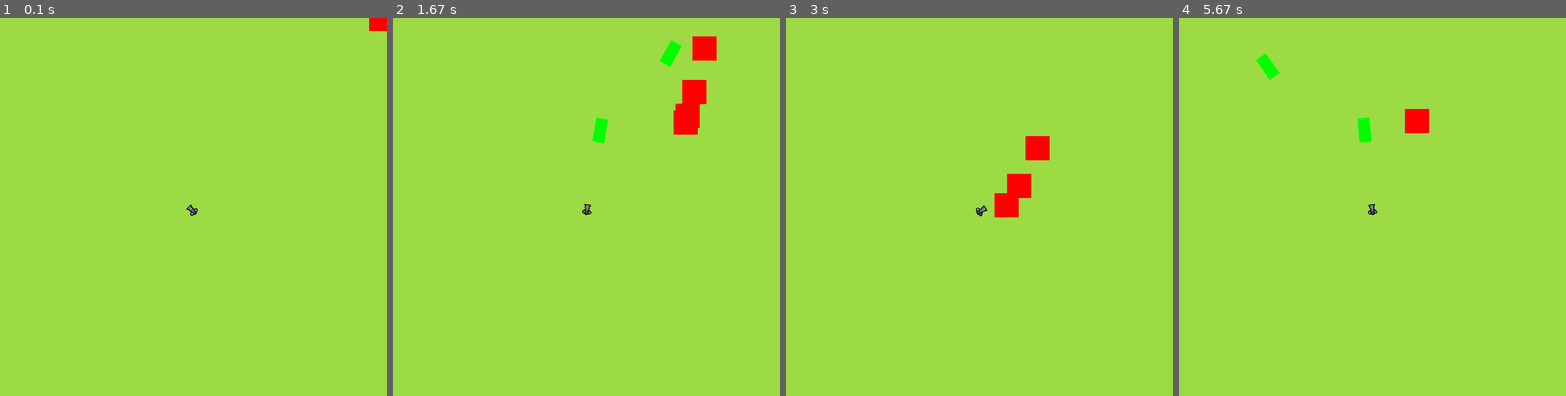
Above: before the commit, frames 1-4 (left to right).
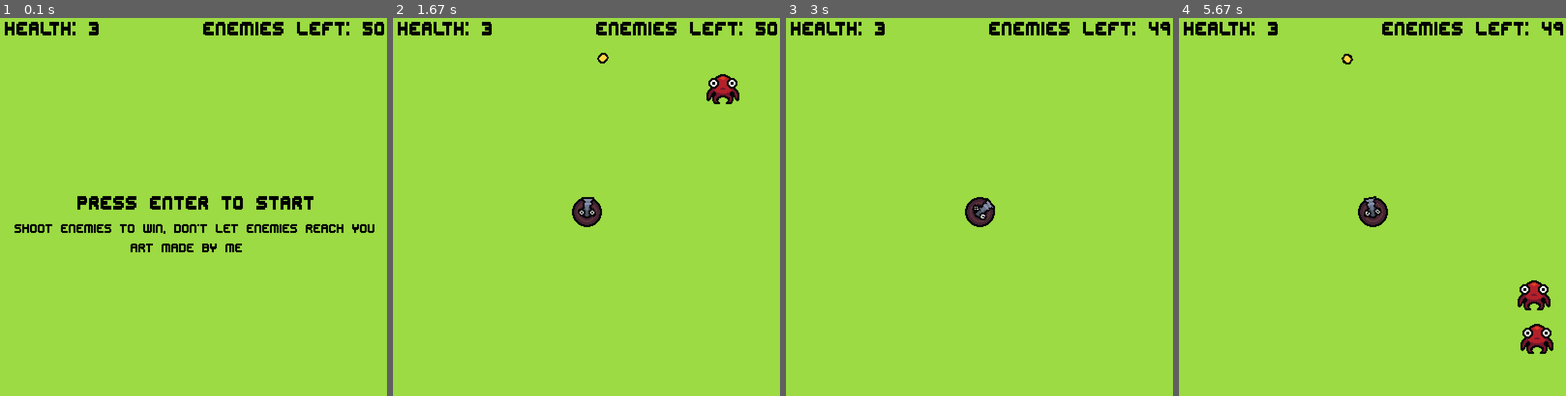
Above: after the commit, the same moments.

Repository: quinn-skidmore/pygame-top-down-shooter
Game: pygame game, started from main.py
Two runs of this game, one before a commit and one after it. Both use one fixed random seed, a clock stepped at 60 frames per second and the inputs below.
Inputs (mouse positions are in pixels of both pictures, inside the frame that each line leads up to):
- Up to frame 1 (0.1 s): no input
- Up to frame 2 (1.67 s): tap Enter at 0.33 s; click (493, 214) at 0.72 s; click (644, 74) at 1.05 s; click (594, 82) at 1.38 s
- Up to frame 3 (3 s): click (983, 252) at 1.72 s; click (1080, 271) at 2.05 s; click (1080, 176) at 2.38 s; click (1060, 142) at 2.72 s
- Up to frame 4 (5.67 s): click (1507, 286) at 3.05 s; click (1387, 195) at 3.38 s; click (1287, 142) at 3.72 s; click (1476, 252) at 4.05 s; click (1310, 86) at 4.38 s; click (1507, 207) at 4.72 s; click (1298, 120) at 5.05 s; click (1349, 93) at 5.38 s

The runs differ from the first frame. In frame 1, 3.9% of the frame differs, in the area x 1-100%, y 0-62%; in frame 2, 4.1%, in the area x 1-100%, y 1-56%; in frame 3, 2.9%; in frame 4, 3.6%.

Commit message:
Finished Project

Diff:
--- a/main.py
+++ b/main.py
@@ -1,9 +1,12 @@
-
 import pygame, sys, random, math
+class GameManager():
+    def __init__(self, enemy_kills):
+        self.enemy_kills = enemy_kills
 
 class Entity(pygame.sprite.Sprite):
-    def __init__(self, pos, health):
-        super(Entity, self).__init__()
+    def __init__(self, pos, health, manager):
+        super(Entity, self).__init__()
+        self.manager = manager
         self.image = pygame.Surface((50,50), pygame.SRCALPHA, 32)
         self.image.convert_alpha()
 
@@ -12,6 +15,10 @@
         self.pos = self.rect.center
         self.velocity = pygame.Vector2(0,0)
         self.health = health
+
+        #this is a dumb solution but i need to finish this and it works soooooo
+        self.enemy_kills = 100
+
         self.pos = pos
 
     def take_damage(self,damage):
@@ -19,6 +26,7 @@
         if(self.health < 0):
             entities.remove(self)
             self.kill()
+            self.manager.enemy_kills -= 1
 
     def move(self):
         self.pos += self.velocity
@@ -26,11 +34,15 @@
         self.rect.centery = self.pos.y
 
 class Player(Entity):
-    def __init__(self, pos, health):
-        super(Entity, self).__init__()
+    def __init__(self, pos, health, manager):
+        super(Entity, self).__init__()
+        self.manager = manager
+
         self.image = pygame.Surface((50,50), pygame.SRCALPHA, 32)
         self.original_image = pygame.Surface((50,50), pygame.SRCALPHA, 32)
-        self.shoot_files = ["Cannon/basiccannontop-frame1.png", "Cannon/basiccannontop-frame2.png","Cannon/basiccannontop-frame3.png"]
+        self.cannon_base = pygame.image.load("Cannon/cannonbasesprite.png").convert_alpha()
+
+        self.shoot_files = ["Cannon/basiccannontop-frame1.png", "Cannon/basiccannontop-frame1.png","Cannon/basiccannontop-frame1.png"]
         self.shoot_images = [pygame.image.load(filename).convert_alpha() for filename in self.shoot_files]
         self.index = 0
 
@@ -42,7 +54,9 @@
         self.pos = pos
         self.velocity = pygame.Vector2(0,0)
         self.health = health
+        self.enemy_kills = 100
         self.bullets = pygame.sprite.Group()
+        self.base_pos = pygame.Vector2(self.pos.x-15,self.pos.y-15)
 
     def shoot(self):
         self.bullets.add(Bullet(self.rect.center,10))
@@ -50,18 +64,17 @@
 
     def point_to_mouse(self):
         mouse_x, mouse_y = pygame.mouse.get_pos()
-        rel_x, rel_y = mouse_x - self.rect.x, mouse_y - self.rect.y
+        rel_x, rel_y = mouse_x/screen_scale_factor - self.rect.centerx, mouse_y/screen_scale_factor - self.rect.centery
         angle = (180 / math.pi) * -math.atan2(rel_y, rel_x)
-        self.image = pygame.transform.rotate(self.original_image, int(angle) - 90)
+        self.image = pygame.transform.rotate(self.original_image, int(angle)-90)
         self.rect = self.image.get_rect(center=self.pos)
+
 
 class Bullet(Entity):
     def __init__(self, pos, speed):
         super(Entity, self).__init__()
-        self.image = pygame.Surface((50,25), pygame.SRCALPHA, 32)
-        self.image.convert_alpha()
-
-        self.image.fill((0,255,0))
+        self.image = pygame.image.load("Cannon/cannonbullet.png").convert_alpha()
+
         self.rect = self.image.get_rect(center = pos)
         self.velocity = pygame.Vector2(0,0)
         self.speed = speed
@@ -70,7 +83,7 @@
 
     def aim(self):
         mouse_x, mouse_y = pygame.mouse.get_pos()
-        rel_x, rel_y = mouse_x - self.rect.x, mouse_y - self.rect.y
+        rel_x, rel_y = mouse_x/screen_scale_factor - self.rect.x, mouse_y/screen_scale_factor - self.rect.y
         self.velocity = pygame.Vector2(rel_x,rel_y).normalize() * self.speed
 
         angle = (180 / math.pi) * -math.atan2(rel_y, rel_x)
@@ -78,41 +91,51 @@
         self.rect = self.image.get_rect(center=self.pos)
 
 class Enemy(Entity):
-    def __init__(self, health, player):
-        super(Entity, self).__init__()
+    def __init__(self, health, player, manager):
+        super(Entity, self).__init__()
+        self.manager = manager
         self.image = pygame.Surface((50,50), pygame.SRCALPHA, 32)
-        self.original_image = pygame.Surface((50,50), pygame.SRCALPHA, 32)
-        self.image.convert_alpha()
-        self.original_image.convert_alpha()
-        self.image.fill((255,0,0))
-        self.original_image.fill((0,255,0))
-
+        self.anim_length = 20
+        self.move_files = ["Enemy/octopusenemy-frame1.png", "Enemy/octopusenemy-frame2.png"]
+        self.move_images = [pygame.image.load(filename).convert_alpha() for filename in self.move_files]
+        self.index = 0
+
+        self.pics = [[self.move_images[0]],[]]
+        frame_count = 0
+        for img in self.move_images:
+            for i in range(frame_count,frame_count + self.anim_length):
+                self.pics[1].append(img)
+                #print("I appended an img")
+            frame_count+=self.anim_length
+
+        self.image = self.pics[0][0]
         self.pos = pygame.Vector2(0,0)
         spawn_wall = random.randint(0,4)
         if(spawn_wall == 0):
-            self.pos.x = random.randint(0,800)
-            self.pos.y = 800
+            self.pos.x = random.randint(0,400)
+            self.pos.y = 0
         elif(spawn_wall == 1):
-            self.pos.y = random.randint(-800,0)
-            self.pos.x = -800
+            self.pos.y = random.randint(0,400)
+            self.pos.x = 0
         elif(spawn_wall == 2):
-            self.pos.x = random.randint(0,800)
-            self.pos.y = -800
+            self.pos.x = random.randint(0,400)
+            self.pos.y = 400
         else:
-            self.pos.y = random.randint(-800,0)
-            self.pos.x = 800
+            self.pos.y = random.randint(0,400)
+            self.pos.x = 400
 
         self.rect = self.image.get_rect(center = self.pos)
         self.velocity = pygame.Vector2(0,0)
         self.health = health
         self.player = player
-        self.speed = 3
+        self.enemy_kills = None
+        self.speed = 1
 
         self.point_to_player()
 
     def point_to_player(self):
-        player_x = player.pos.x
-        player_y = player.pos.y
+        player_x = player.pos.x-20
+        player_y = player.pos.y-20
         rel_x, rel_y = player_x - self.rect.x, player_y - self.rect.y
         self.velocity = pygame.Vector2(rel_x,rel_y).normalize() * self.speed
 
@@ -121,7 +144,19 @@
         if(gets_hit):
             self.take_damage(1)
         if(pygame.Rect.colliderect(self.rect,self.player.rect)):
+            player.take_damage(1)
             self.kill()
+
+    def move(self):
+        self.pos += self.velocity
+        self.rect.centerx = self.pos.x
+        self.rect.centery = self.pos.y
+
+        if(self.index+1) < len(self.pics[1]):
+            self.index = (self.index +1)
+        else:
+            self.index = 0
+        self.image = self.pics[1][self.index]
 
 
 # Initialize Pygame and give access to all the methods in the package
@@ -130,23 +165,36 @@
 # Set up the screen dimensions
 screen_width = 800
 screen_height = 800
+screen_scale_factor = 2
 screen = pygame.display.set_mode((screen_width, screen_height), pygame.SCALED)
-
-screen.fill((156,219,67))
+display = pygame.Surface((screen_width/screen_scale_factor,screen_height/screen_scale_factor))
+display.fill((156,219,67))
 pygame.display.set_caption("Top Down Shooter")
-
+font = pygame.font.Font('edit-undo.brk.ttf', 40)
+small_font = pygame.font.Font('edit-undo.brk.ttf', 24)
+tiny_font = pygame.font.Font('edit-undo.brk.ttf', 16)
+
+enemy_amount = 1
+enemy_spawn_progression = 500
+time_between_enemies = 5000
+current_time_between_enemies = time_between_enemies
 # Create clock to later control frame rate
 clock = pygame.time.Clock()
 
+pause = True
+start_screen =True
+manager = GameManager(50)
+
 entities = pygame.sprite.Group()
 enemies = pygame.sprite.Group()
-player = Player(pygame.Vector2(400,400),1000)
+player = Player(pygame.Vector2(200,200),3, manager)
 entities.add(player)
 
-for i in range(0,5):
-    enemies.add(Enemy(1,player))
+for i in range(0,enemy_amount):
+    enemies.add(Enemy(0,player,manager))
 
 entities.add(enemies)
+
 # Main game loop
 running = True
 while running:
@@ -154,22 +202,67 @@
     for event in pygame.event.get(): # pygame.event.get()
         if event.type == pygame.QUIT:
             running = False
-        if event.type == pygame.MOUSEBUTTONDOWN:
+        if event.type == pygame.MOUSEBUTTONDOWN and event.button == 1:
             player.shoot()
-            print("Shoot")
-    screen.fill((156,219,67))
-
-    for enemy in enemies:
-        enemy.move()
-        enemy.collision_detector()
-
-    entities.draw(screen)
-    player.point_to_mouse()
-    for bullet in player.bullets:
-        bullet.move()
-    player.bullets.draw(screen)
+
+    if(start_screen == True):
+        keys = pygame.key.get_pressed()
+        if keys[pygame.K_RETURN]:
+            start_screen = False
+            pause = False
+
+        start_text = small_font.render("Press Enter to start", False, (0,0,0))
+        help_text = tiny_font.render("Shoot enemies to win, don't let enemies reach you", False, (0,0,0))
+        help_text2 = tiny_font.render("art made by me", False, (0,0,0))
+
+
+        display.blit(start_text, (80,180))
+        display.blit(help_text, (15,210))
+        display.blit(help_text2, (135,230))
+
+    if(pause == False):
+        if(pygame.time.get_ticks()>current_time_between_enemies):
+            if(time_between_enemies - enemy_spawn_progression) < 100:
+                time_between_enemies -= enemy_spawn_progression
+            current_time_between_enemies += time_between_enemies
+            if(enemy_amount< 10):
+                enemy_amount += 1
+            print(str(current_time_between_enemies))
+            for i in range(0,enemy_amount):
+                enemies.add(Enemy(0,player,manager))
+                print("spawn enemy")
+            entities.add(enemies)
+
+        display.fill((156,219,67))
+        display.blit(player.cannon_base,player.base_pos)
+        player.bullets.draw(display)
+        entities.draw(display)
+
+        for enemy in enemies:
+            enemy.move()
+            enemy.collision_detector()
+
+        player.point_to_mouse()
+        for bullet in player.bullets:
+            bullet.move()
+
+    if(player.health <= 0):
+        lose_text = font.render("You Lose", False, (0,0,0))
+        display.blit(lose_text, (120,120))
+        pause = True
+    else:
+        health_text = small_font.render("Health: " + str(player.health), False, (0,0,0))
+        display.blit(health_text, (5,0))
+    if(manager.enemy_kills <= 0):
+        win_text = font.render("You Win", False, (255,255,255))
+        display.blit(win_text, (120,120))
+        pause = True
+    else:
+        enemy_text = small_font.render("Enemies Left: " + str(manager.enemy_kills), False, (0,0,0))
+        display.blit(enemy_text, (210,0))
+
     # Update the display
-
+    screen.blit(pygame.transform.scale(display,screen.get_size()),(0,0))
     pygame.display.flip()
     clock.tick(60)
 
Binary file added: Cannon/bigbasiccannon.png
Renamed: cannonbasesprite.png -> Cannon/cannonbasesprite.png
Binary file added: Cannon/cannonbullet.png
Binary file added: Enemy/octopusenemy-frame1.png
Binary file added: Enemy/octopusenemy-frame2.png
Binary file added: edit-undo.brk.ttf
